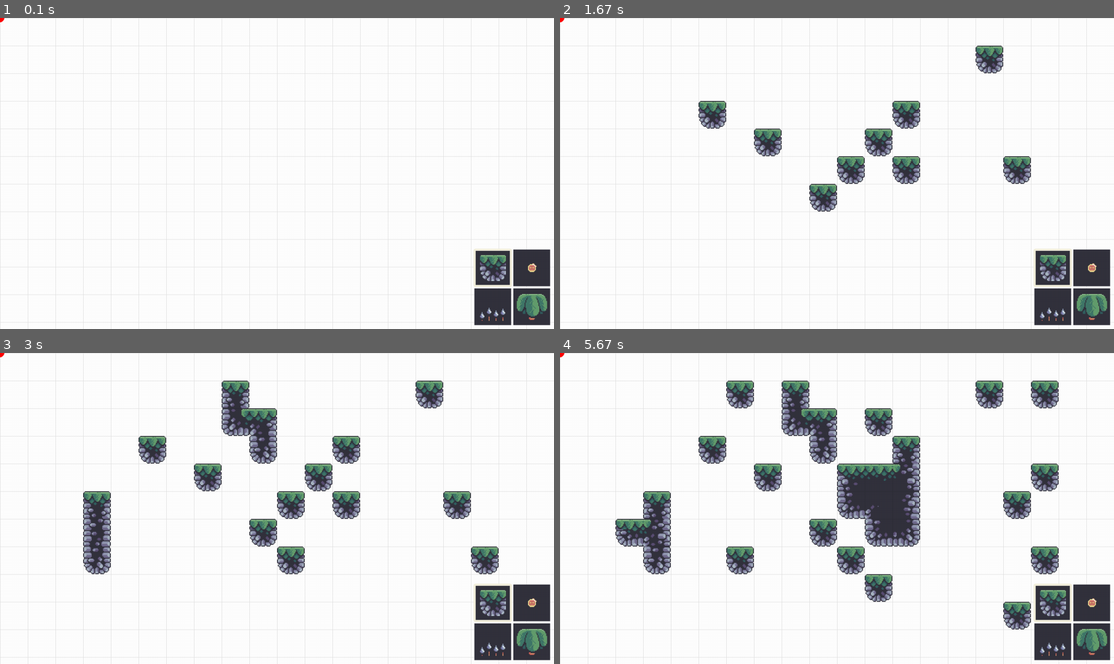
Above: before the commit, frames 1-4 (two rows, left to right).
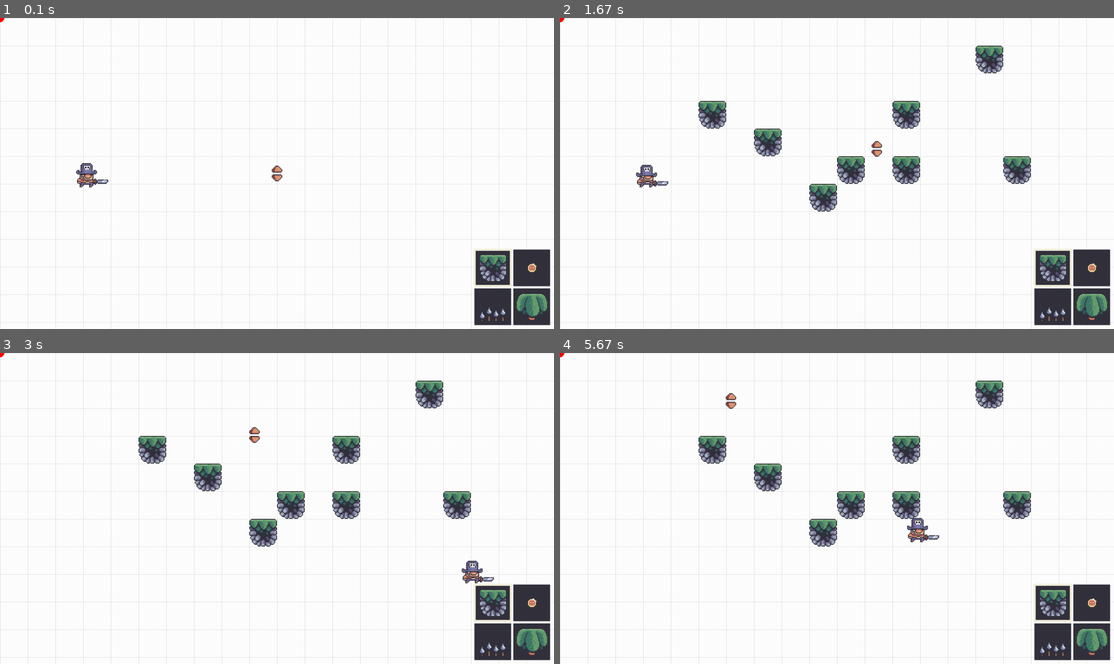
Above: after the commit, the same moments.

Repository: iainemslie/ClearCodeMarioMakerPyGame
Game: pygame game, started from code/main.py
The game is run twice, just before and just after one commit, with the same random seed, the same clock (stepped at 60 frames per second) and the same inputs.
Inputs (mouse positions are in pixels of both pictures, inside the frame that each line leads up to):
- Up to frame 1 (0.1 s): no input
- Up to frame 2 (1.67 s): press the mouse at (814, 185) at 0.37 s; move the mouse to (914, 176) at 0.47 s; release the mouse at (1014, 164) at 0.6 s; press the mouse at (837, 173) at 0.7 s; move the mouse to (859, 161) at 0.8 s; release the mouse at (875, 148) at 0.93 s; press the mouse at (837, 173) at 1.03 s; move the mouse to (909, 120) at 1.13 s; release the mouse at (975, 70) at 1.27 s; press the mouse at (837, 173) at 1.37 s; move the mouse to (781, 148) at 1.47 s; release the mouse at (726, 123) at 1.6 s
- Up to frame 3 (3 s): press the mouse at (88, 508) at 1.7 s; move the mouse to (88, 539) at 1.8 s; release the mouse at (94, 570) at 1.93 s; press the mouse at (315, 483) at 2.03 s; move the mouse to (277, 446) at 2.13 s; release the mouse at (232, 405) at 2.27 s; press the mouse at (94, 570) at 2.37 s; move the mouse to (282, 570) at 2.47 s; release the mouse at (470, 570) at 2.6 s; press the mouse at (232, 405) at 2.7 s; move the mouse to (243, 421) at 2.8 s; release the mouse at (254, 433) at 2.93 s
- Up to frame 4 (5.67 s): press the mouse at (1030, 570) at 3.03 s; move the mouse to (1036, 483) at 3.13 s; release the mouse at (1047, 393) at 3.27 s; press the mouse at (1047, 393) at 3.37 s; move the mouse to (837, 464) at 3.47 s; release the mouse at (632, 533) at 3.6 s; press the mouse at (632, 533) at 3.7 s; move the mouse to (759, 477) at 3.8 s; release the mouse at (886, 421) at 3.93 s; press the mouse at (814, 433) at 4.03 s; move the mouse to (853, 477) at 4.13 s; release the mouse at (892, 520) at 4.27 s; press the mouse at (892, 520) at 4.37 s; move the mouse to (809, 542) at 4.47 s; release the mouse at (731, 564) at 4.6 s; press the mouse at (731, 564) at 4.7 s; move the mouse to (875, 592) at 4.8 s; release the mouse at (1019, 620) at 4.93 s; press the mouse at (1019, 620) at 5.03 s; move the mouse to (875, 511) at 5.13 s; release the mouse at (731, 399) at 5.27 s; press the mouse at (886, 421) at 5.37 s; move the mouse to (903, 474) at 5.47 s; release the mouse at (914, 527) at 5.6 s

The runs differ from the first frame. In frame 1, 0.3% of the frame differs, in the area x 13-51%, y 46-55%; in frame 2, 0.6%; in frame 3, 4.4%; in frame 4, 11%, in the area x 10-90%, y 8-89%.

Commit message:
add objects in editor

Diff:
--- a/code/editor.py
+++ b/code/editor.py
@@ -38,6 +38,26 @@
 
         # menu
         self.menu = Menu()
+
+        # objects
+        self.canvas_objects = pygame.sprite.Group()
+        self.object_drag_active = False
+
+        # player
+        CanvasObject(
+            pos=(200, WINDOW_HEIGHT // 2),
+            frames=self.animations[0]['frames'],
+            tile_id=0,
+            origin=self.origin,
+            group=self.canvas_objects)
+
+        # sky
+        self.sky_handle = CanvasObject(
+            pos=(WINDOW_WIDTH // 2, WINDOW_HEIGHT // 2),
+            frames=[self.sky_handle_surf],
+            tile_id=1,
+            origin=self.origin,
+            group=self.canvas_objects)
 
     # support
     def get_current_cell(self):
@@ -76,7 +96,9 @@
 
     def imports(self):
         self.water_bottom = load(
-            join('graphics', 'terrain', 'water', 'water_bottom.png'))
+            join('graphics', 'terrain', 'water', 'water_bottom.png')).convert_alpha()
+        self.sky_handle_surf = load(
+            join('graphics', 'cursors', 'handle.png')).convert_alpha()
 
         # animations
         self.animations = {3: {'frame index': 0,
@@ -108,6 +130,8 @@
             self.selection_hotkeys(event)
             self.menu_click(event)
 
+            self.object_drag(event)
+
             self.canvas_add()
             self.canvas_remove()
 
@@ -130,6 +154,9 @@
         # panning update
         if self.pan_active:
             self.origin = vector(mouse_pos()) - self.pan_offset
+
+            for sprite in self.canvas_objects:
+                sprite.pan_pos(self.origin)
 
     def selection_hotkeys(self, event):
         if event.type == pygame.KEYDOWN:
@@ -145,18 +172,25 @@
                 mouse_pos(), mouse_buttons())
 
     def canvas_add(self):
-        if mouse_buttons()[0] and not self.menu.rect.collidepoint(mouse_pos()):
+        if mouse_buttons()[0] and not self.menu.rect.collidepoint(mouse_pos()) and not self.object_drag_active:
             current_cell = self.get_current_cell()
-
-            if current_cell != self.last_selected_cell:
-                if current_cell in self.canvas_data:
-                    self.canvas_data[current_cell].add_id(self.selection_index)
-                else:
-                    self.canvas_data[current_cell] = CanvasTile(
-                        self.selection_index)
-
-                self.check_neighbours(current_cell)
-                self.last_selected_cell = current_cell
+            if EDITOR_DATA[self.selection_index]['type'] == 'tile':
+                if current_cell != self.last_selected_cell:
+                    if current_cell in self.canvas_data:
+                        self.canvas_data[current_cell].add_id(
+                            self.selection_index)
+                    else:
+                        self.canvas_data[current_cell] = CanvasTile(
+                            self.selection_index)
+
+                    self.check_neighbours(current_cell)
+                    self.last_selected_cell = current_cell
+            else:  # object
+                CanvasObject(pos=mouse_pos(),
+                             frames=self.animations[self.selection_index]['frames'],
+                             tile_id=self.selection_index,
+                             origin=self.origin,
+                             group=self.canvas_objects)
 
     def canvas_remove(self):
         if mouse_buttons()[2] and not self.menu.rect.collidepoint(mouse_pos()):
@@ -170,6 +204,19 @@
                         del self.canvas_data[current_cell]
 
                     self.check_neighbours(current_cell)
+
+    def object_drag(self, event):
+        if event.type == pygame.MOUSEBUTTONDOWN and mouse_buttons()[0]:
+            for sprite in self.canvas_objects:
+                if sprite.rect.collidepoint(event.pos):
+                    sprite.start_drag()
+                    self.object_drag_active = True
+
+        if event.type == pygame.MOUSEBUTTONUP and self.object_drag_active:
+            for sprite in self.canvas_objects:
+                if sprite.selected:
+                    sprite.end_drag(self.origin)
+                    self.object_drag_active = False
 
     # drawing
     def draw_tile_lines(self):
@@ -232,13 +279,15 @@
                     midbottom=(pos[0] + TILE_SIZE / 2, pos[1] + TILE_SIZE))
                 self.display_surface.blit(surf, rect)
 
+        self.canvas_objects.draw(self.display_surface)
+
     # update
-
     def run(self, dt):
         self.event_loop()
 
         # updating
         self.animation_update(dt)
+        self.canvas_objects.update(dt)
 
         # drawing
         self.display_surface.fill('white')
@@ -291,3 +340,47 @@
     def check_content(self):
         if not self.has_terrain and not self.has_water and not self.coin and not self.enemy:
             self.is_empty = True
+
+
+class CanvasObject(pygame.sprite.Sprite):
+    def __init__(self, pos, frames, tile_id, origin, group):
+        super().__init__(group)
+        self.tile_id = tile_id
+
+        # animation
+        self.frames = frames
+        self.frame_index = 0
+
+        self.image = self.frames[self.frame_index]
+        self.rect = self.image.get_rect(center=pos)
+
+        # movement
+        self.distance_to_origin = vector(self.rect.topleft - origin)
+        self.selected = False
+        self.mouse_offset = vector()
+
+    def start_drag(self):
+        self.selected = True
+        self.mouse_offset = vector(mouse_pos()) - vector(self.rect.topleft)
+
+    def drag(self):
+        if self.selected:
+            self.rect.topleft = mouse_pos() - self.mouse_offset
+
+    def end_drag(self, origin):
+        self.selected = False
+        self.distance_to_origin = vector(self.rect.topleft - origin)
+
+    def animate(self, dt):
+        self.frame_index += ANIMATION_SPEED * dt
+        if self.frame_index > len(self.frames):
+            self.frame_index = 0
+        self.image = self.frames[int(self.frame_index)]
+        self.rect = self.image.get_rect(midbottom=self.rect.midbottom)
+
+    def pan_pos(self, origin):
+        self.rect.topleft = origin + self.distance_to_origin
+
+    def update(self, dt):
+        self.animate(dt)
+        self.drag()
--- a/code/main.py
+++ b/code/main.py
@@ -14,6 +14,7 @@
         pygame.init()
         self.display_surface = pygame.display.set_mode(
             (WINDOW_WIDTH, WINDOW_HEIGHT))
+        pygame.display.set_caption('Super Pyrate Maker')
         self.clock = pygame.time.Clock()
         self.imports()
 
--- a/code/settings.py
+++ b/code/settings.py
@@ -6,7 +6,7 @@
 
 # editor graphics
 EDITOR_DATA = {
-    0: {'style': 'player', 'type': 'object', 'menu': None, 'menu_surf': None, 'preview': None, 'graphics': '../graphics/player/idle_right'},
+    0: {'style': 'player', 'type': 'object', 'menu': None, 'menu_surf': None, 'preview': None, 'graphics': 'graphics/player/idle_right'},
     1: {'style': 'sky',    'type': 'object', 'menu': None, 'menu_surf': None, 'preview': None, 'graphics': None},
 
     2: {'style': 'terrain', 'type': 'tile', 'menu': 'terrain', 'menu_surf': 'graphics/menu/land.png',  'preview': 'graphics/preview/land.png',  'graphics': None},
--- a/code/support.py
+++ b/code/support.py
@@ -9,7 +9,7 @@
     for dir_name, __, img_files in walk(path):
         for img_name in img_files:
             full_path = join(dir_name, img_name)
-            surface_list.append(pygame.image.load(full_path))
+            surface_list.append(pygame.image.load(full_path).convert_alpha())
 
     return surface_list
 
@@ -20,6 +20,7 @@
     for dir_name, __, img_files in walk(path):
         for img_name in img_files:
             full_path = join(dir_name, img_name)
-            surface_dict[img_name.split('.')[0]] = pygame.image.load(full_path)
+            surface_dict[img_name.split('.')[0]] = pygame.image.load(
+                full_path).convert_alpha()
 
     return surface_dict
